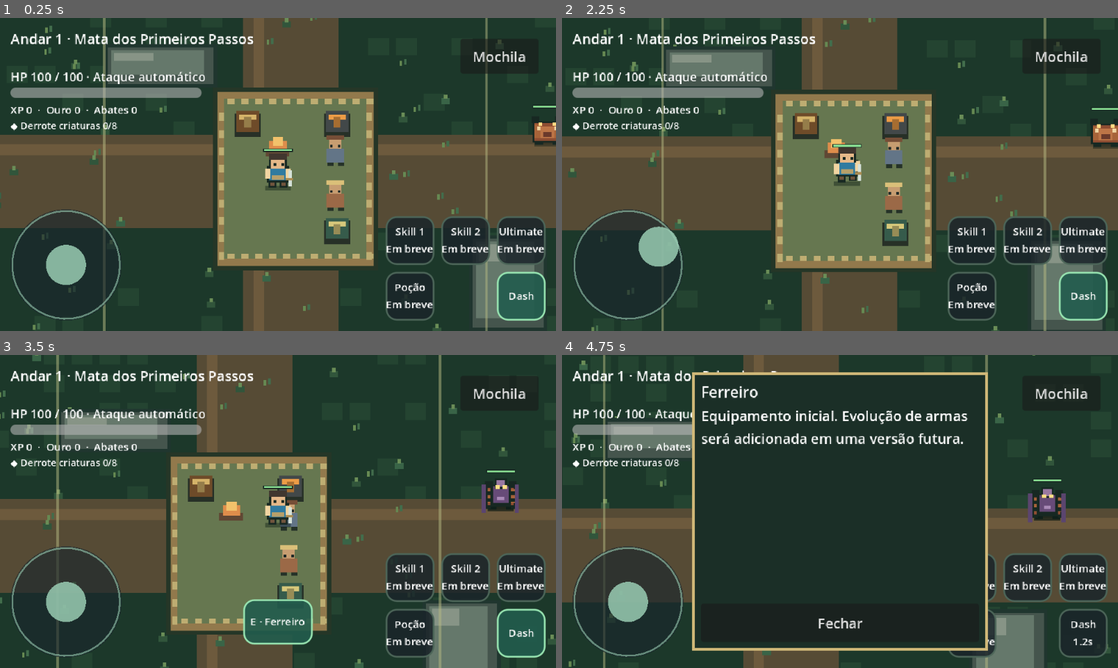
Above: before the commit, frames 1-4 (two rows, left to right).
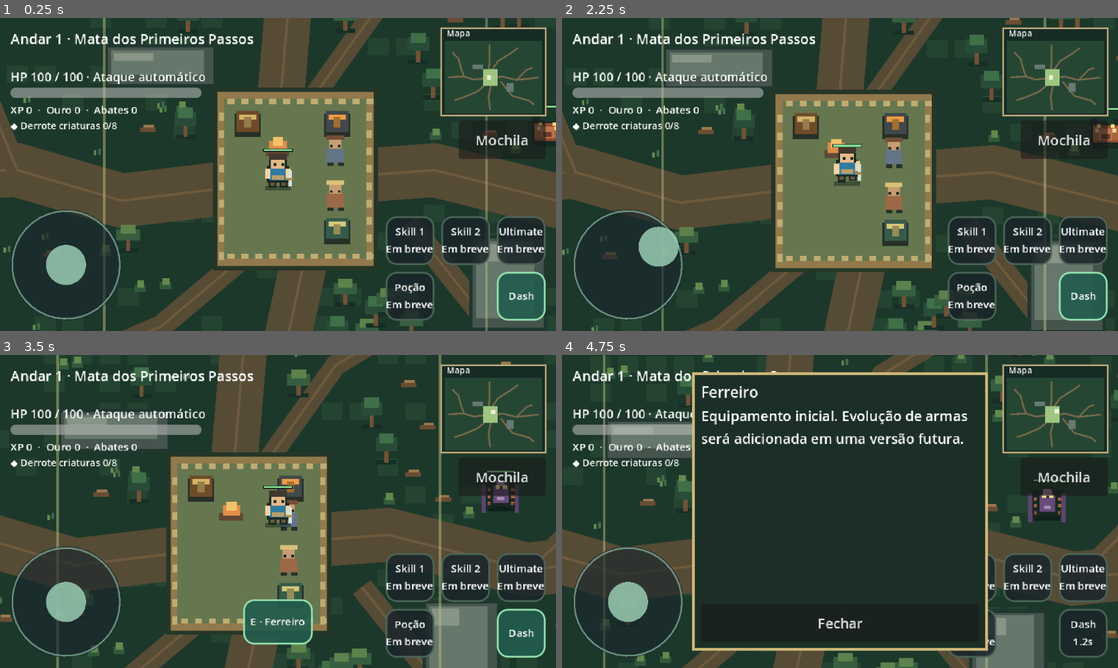
Above: after the commit, the same moments.

Repository: thiagohugo12-dotcom/arveon
Game: Godot game, scene res://scenes/main.tscn
The game is run twice, just before and just after one commit, with the same random seed, the same clock (stepped at 60 frames per second) and the same inputs.
Inputs (mouse positions are in pixels of both pictures, inside the frame that each line leads up to):
- Up to frame 1 (0.25 s): no input
- Up to frame 2 (2.25 s): click "Mochila" at 0.5 s; click "Fechar" at 1.25 s; tap Enter at 2 s; drag from (628, 265) to (895, 105) at 2.02 s
- Up to frame 3 (3.5 s): drag from (411, 577) to (250, 574) at 2.77 s
- Up to frame 4 (4.75 s): tap Space at 3.5 s; move the mouse to (1029, 577) at 3.52 s; hold D (move_right) 3.53-4.25 s; hold E (interact) 3.53-4.25 s; click (1029, 577) at 3.67 s; tap Shift (dash) at 3.8 s; drag from (1084, 577) to (673, 464) at 4.27 s

The runs differ from the first frame. In frame 1, 18% of the frame differs, in the area x 0-100%, y 0-100%; in frame 2, 18%; in frame 3, 18%; in frame 4, 11%.

Commit message:
feat: trilhas e vegetacao variadas com minimapa de descobertas persistentes

Diff:
--- a/scripts/components/game_progress.gd
+++ b/scripts/components/game_progress.gd
@@ -6,7 +6,7 @@
 const SELL_ITEMS := ["Couro", "Seda", "Essência", "Ervas", "Cogumelos", "Madeira", "Pedras"]
 const BUY_PRICE := 5
 const SELL_PRICE := 2
-const SAVE_VERSION := 2
+const SAVE_VERSION := 3
 
 var save_path: String = "user://andar1_progress.json"
 var bag: Dictionary = {}
@@ -19,6 +19,15 @@
 var mission_completed: int = 0
 var harvested_until: Dictionary = {}
 var opened_caches: Dictionary = {}
+var discovered_pois: Dictionary = {}
+
+func discover_nearby(point: Vector2) -> bool:
+	var changed := false
+	for spot: Dictionary in Exploration.RESOURCE_SPOTS:
+		if not discovered_pois.has(spot.id) and point.distance_squared_to(spot.position) <= 95.0 * 95.0:
+			discovered_pois[spot.id] = true
+			changed = true
+	return changed
 
 func add_item(item: String, amount: int = 1) -> bool:
 	if not ITEMS.has(item) or amount < 1:
@@ -92,7 +101,8 @@
 	file.store_string(JSON.stringify({"version": SAVE_VERSION, "bag": bag, "chest": chest,
 		"gold": gold, "xp": xp, "kills": kills, "mission_index": mission_index,
 		"mission_progress": mission_progress, "mission_completed": mission_completed,
-		"harvested_until": harvested_until, "opened_caches": opened_caches}))
+		"harvested_until": harvested_until, "opened_caches": opened_caches,
+		"discovered_pois": discovered_pois}))
 	file.close()
 	return true
 
@@ -103,7 +113,7 @@
 	if file == null:
 		return false
 	var parsed: Variant = JSON.parse_string(file.get_as_text())
-	if not parsed is Dictionary or (parsed.get("version") != 1 and parsed.get("version") != SAVE_VERSION):
+	if not parsed is Dictionary or not [1, 2, SAVE_VERSION].has(parsed.get("version")):
 		return false
 	for key: String in ["gold", "xp", "kills", "mission_index", "mission_progress", "mission_completed"]:
 		if not parsed.has(key) or not parsed[key] is float or parsed[key] < 0 or parsed[key] > 100000000:
@@ -116,13 +126,19 @@
 		return false
 	var new_harvested: Dictionary = {}
 	var new_opened: Dictionary = {}
-	if parsed.version == SAVE_VERSION:
+	var new_discovered: Dictionary = {}
+	if parsed.version >= 2:
 		var harvested_value: Variant = _valid_exploration(parsed.get("harvested_until"), false)
 		var opened_value: Variant = _valid_exploration(parsed.get("opened_caches"), true)
 		if harvested_value == null or opened_value == null:
 			return false
 		new_harvested = harvested_value
 		new_opened = opened_value
+	if parsed.version == SAVE_VERSION:
+		var discovered_value: Variant = _valid_discoveries(parsed.get("discovered_pois"))
+		if discovered_value == null:
+			return false
+		new_discovered = discovered_value
 	bag = new_bag
 	chest = new_chest
 	gold = int(parsed.gold)
@@ -133,7 +149,23 @@
 	mission_completed = int(parsed.mission_completed)
 	harvested_until = new_harvested
 	opened_caches = new_opened
-	return true
+	discovered_pois = new_discovered
+	return true
+
+func _valid_discoveries(value: Variant) -> Variant:
+	if not value is Dictionary:
+		return null
+	var result := {}
+	for id: String in value:
+		var valid := false
+		for spot: Dictionary in Exploration.RESOURCE_SPOTS:
+			if spot.id == id:
+				valid = true
+				break
+		if not valid or value[id] != true:
+			return null
+		result[id] = true
+	return result
 
 func _valid_exploration(value: Variant, is_cache: bool) -> Variant:
 	if not value is Dictionary:
--- a/scripts/main.gd
+++ b/scripts/main.gd
@@ -41,6 +41,9 @@
 		mission.progress = progress.mission_progress
 		mission.completed_count = progress.mission_completed
 	collected_materials = progress.bag
+	hud.minimap.progress = progress
+	hud.minimap.player_position = player.global_position
+	hud.minimap.queue_redraw()
 	exploration_view.progress = progress
 	exploration_view.current_time = int(Time.get_unix_time_from_system())
 	exploration_view.queue_redraw()
@@ -81,6 +84,10 @@
 	activity_remaining -= delta
 	if activity_remaining <= 0.0:
 		activity_remaining = 0.25
+		if progress.discover_nearby(player.global_position):
+			_save_progress()
+			hud.minimap.queue_redraw()
+		hud.minimap.update_player(player.global_position)
 		for actor in get_tree().get_nodes_in_group("damageable_enemies"):
 			if actor is EnemyActor:
 				actor.update_activity(player.global_position)
@@ -170,6 +177,7 @@
 	if hud.inventory_open:
 		hud.close_inventory()
 		input_driver.blocked = false
+		station_nearby = ""
 	elif player.health.is_alive() and not hud.station_panel.visible:
 		input_driver.reset()
 		input_driver.blocked = true
@@ -201,6 +209,7 @@
 			earned_gold = progress.gold
 			mission.record_material()
 			_save_progress()
+			hud.minimap.queue_redraw()
 			hud.set_progress(earned_xp, earned_gold, defeated_count,
 				"Baú escondido: +%d ouro, +1 %s" % [reward.gold, reward.item])
 			hud.set_mission(mission.summary())
--- a/scripts/presentation/floor_view.gd
+++ b/scripts/presentation/floor_view.gd
@@ -1,3 +1,4 @@
+class_name FloorView
 extends Node2D
 
 # Static low-cost ground drawing, deliberately not a tiled debug grid.
@@ -6,6 +7,19 @@
 const TRAIL := Color("#564b35")
 const TRAIL_HIGHLIGHT := Color("#6d5a3d")
 const ROCK := Color("#45554d")
+const ROCKS := [Rect2(340, 300, 130, 50), Rect2(760, 520, 90, 110)]
+const TRAILS := [
+	[Vector2(40, 450), Vector2(240, 445), Vector2(360, 480), Vector2(545, 458), Vector2(720, 445), Vector2(880, 485), Vector2(1160, 455)],
+	[Vector2(550, 50), Vector2(555, 220), Vector2(540, 400), Vector2(570, 550), Vector2(540, 690), Vector2(560, 860)],
+	[Vector2(240, 445), Vector2(205, 360), Vector2(170, 225), Vector2(95, 145)],
+	[Vector2(560, 390), Vector2(660, 250), Vector2(800, 165), Vector2(905, 90)],
+	[Vector2(530, 520), Vector2(405, 625), Vector2(230, 700), Vector2(120, 735)],
+	[Vector2(690, 505), Vector2(830, 680), Vector2(1040, 740), Vector2(1100, 790)],
+	[Vector2(890, 480), Vector2(1010, 360), Vector2(1080, 335)]
+]
+const TRAIL_WIDTHS := [62.0, 54.0, 24.0, 24.0, 26.0, 26.0, 22.0]
+const RESERVED := [Vector2(850, 400), Vector2(930, 440), Vector2(610, 750),
+	Vector2(180, 460), Vector2(630, 135), Vector2(955, 665)]
 
 func _draw() -> void:
 	draw_rect(Rect2(0, 0, 1200, 900), FOREST)
@@ -16,27 +30,69 @@
 		for y in range(0, 900, 32):
 			if rng.randi_range(0, 4) == 0:
 				draw_rect(Rect2(x + 4, y + 5, 24, 20), FOREST_LIGHT)
-	# Compact crossing paths and a clearing around the initial player.
-	draw_rect(Rect2(45, 404, 1110, 108), TRAIL)
-	draw_rect(Rect2(500, 60, 110, 790), TRAIL)
-	draw_rect(Rect2(55, 415, 1080, 13), TRAIL_HIGHLIGHT)
-	draw_rect(Rect2(512, 72, 12, 760), TRAIL_HIGHLIGHT)
+	# Meandering routes and branches keep all points of interest walkable.
+	for center: Vector2 in [Vector2(175, 215), Vector2(260, 685), Vector2(900, 175), Vector2(980, 715)]:
+		draw_rect(Rect2(center - Vector2(39, 31), Vector2(78, 62)), Color("#34513a"))
+		draw_rect(Rect2(center - Vector2(31, 25), Vector2(62, 50)), Color("#45513a"))
+	for i in range(TRAILS.size()):
+		draw_polyline(PackedVector2Array(TRAILS[i]), TRAIL, TRAIL_WIDTHS[i], false)
+		draw_polyline(PackedVector2Array(TRAILS[i]), TRAIL_HIGHLIGHT, 3.0, false)
 	draw_rect(Rect2(465, 355, 185, 200), Color("#476447"))
-	for i in range(155):
-		var px_pos := Vector2(rng.randi_range(23, 1175), rng.randi_range(25, 875))
-		if Rect2(465, 350, 190, 205).has_point(px_pos):
+	for i in range(205):
+		var px_pos := Vector2(rng.randi_range(30, 1160), rng.randi_range(30, 865))
+		if not _free_for_decoration(px_pos):
 			continue
-		var green := Color("#396447") if i % 3 == 0 else Color("#31553b")
-		draw_rect(Rect2(px_pos, Vector2(10, 7)), green)
-		draw_rect(Rect2(px_pos + Vector2(3, -4), Vector2(4, 5)), Color("#6a8d57"))
-	for i in range(80):
+		match i % 4:
+			0, 1:
+				_draw_tree(px_pos, i % 2 == 0)
+			2:
+				draw_rect(Rect2(px_pos, Vector2(13, 8)), Color("#315a3b"))
+				draw_rect(Rect2(px_pos + Vector2(3, -5), Vector2(8, 8)), Color("#63894e"))
+			3:
+				draw_rect(Rect2(px_pos, Vector2(18, 5)), Color("#684d34"))
+				draw_rect(Rect2(px_pos + Vector2(4, -3), Vector2(12, 3)), Color("#9c7850"))
+	for i in range(65):
 		var blade := Vector2(rng.randi_range(20, 1170), rng.randi_range(30, 870))
+		if not _free_for_decoration(blade):
+			continue
 		draw_rect(Rect2(blade, Vector2(3, 6)), Color("#668952"))
 		draw_rect(Rect2(blade + Vector2(5, -2), Vector2(3, 7)), Color("#426d4c"))
 	# Visual rocks exactly match the two blocking CollisionShape2D rectangles.
-	_draw_stone(Rect2(340, 300, 130, 50))
-	_draw_stone(Rect2(760, 520, 90, 110))
+	for rock: Rect2 in ROCKS:
+		_draw_stone(rock)
 	_draw_camp()
+
+func _free_for_decoration(at: Vector2) -> bool:
+	if SafeCamp.AREA.grow(26).has_point(at):
+		return false
+	for rock: Rect2 in ROCKS:
+		if rock.grow(18).has_point(at):
+			return false
+	for spot: Dictionary in Exploration.RESOURCE_SPOTS:
+		if at.distance_squared_to(spot.position) < 42.0 * 42.0:
+			return false
+	for cache: Dictionary in Exploration.HIDDEN_CHESTS:
+		if at.distance_squared_to(cache.position) < 42.0 * 42.0:
+			return false
+	for spawn: Vector2 in RESERVED:
+		if at.distance_squared_to(spawn) < 24.0 * 24.0:
+			return false
+	for i in range(TRAILS.size()):
+		var trail: Array = TRAILS[i]
+		for j in range(trail.size() - 1):
+			if at.distance_to(Geometry2D.get_closest_point_to_segment(at, trail[j], trail[j + 1])) < TRAIL_WIDTHS[i] * 0.5 + 12.0:
+				return false
+	return true
+
+func _draw_tree(at: Vector2, tall: bool) -> void:
+	draw_rect(Rect2(at + Vector2(-8, 11), Vector2(23, 5)), Color("#172e26"))
+	draw_rect(Rect2(at + Vector2(1, 1), Vector2(5, 13)), Color("#705237"))
+	if tall:
+		draw_rect(Rect2(at + Vector2(-9, -15), Vector2(25, 16)), Color("#284c38"))
+		draw_rect(Rect2(at + Vector2(-5, -20), Vector2(17, 12)), Color("#3f7048"))
+	else:
+		draw_rect(Rect2(at + Vector2(-10, -11), Vector2(27, 13)), Color("#365e3f"))
+		draw_rect(Rect2(at + Vector2(-5, -16), Vector2(17, 10)), Color("#5d824c"))
 
 func _draw_camp() -> void:
 	var area := SafeCamp.AREA
--- a/tests/run_tests.gd
+++ b/tests/run_tests.gd
@@ -382,6 +382,31 @@
 	bag_touch.position = hud.inventory_close.global_position + hud.inventory_close.size * 0.5
 	hud._input(bag_touch)
 	check(not hud.inventory_open and not driver.blocked, "landscape touch closes bag")
+	check(not hud.minimap.get_global_rect().intersects(hud.inventory_button.get_global_rect()) and not hud.minimap.get_global_rect().intersects(hud.dash_button.get_global_rect()), "landscape minimap avoids bag and dash controls")
+	hud.size = Vector2(360, 640)
+	hud._layout()
+	check(not hud.minimap.get_global_rect().intersects(hud.inventory_button.get_global_rect()) and not hud.minimap.get_global_rect().intersects(hud.joystick.get_global_rect()), "portrait minimap avoids bag and joystick")
+	check(hud.minimap.mouse_filter == Control.MOUSE_FILTER_IGNORE, "minimap does not capture touch input")
+	var undiscovered := Exploration.RESOURCE_SPOTS[7].id as String
+	check(not main.progress.discovered_pois.has(undiscovered) and not main.progress.opened_caches.has("east_grove"), "far resource and hidden cache start undiscovered")
+	player.position = Exploration.RESOURCE_SPOTS[7].position
+	main.activity_remaining = 0.0
+	main._process(0.0)
+	check(main.progress.discovered_pois.has(undiscovered) and hud.minimap.player_position == player.position, "minimap follows player and discovers visited resource")
+	var map_reloaded := GameProgress.new()
+	map_reloaded.save_path = test_path
+	check(map_reloaded.load_save() and map_reloaded.discovered_pois.has(undiscovered) and not map_reloaded.opened_caches.has("east_grove"), "discovery persists without revealing unopened chest")
+	var old_save := JSON.parse_string(FileAccess.get_file_as_string(test_path)) as Dictionary
+	old_save.version = 2
+	old_save.erase("discovered_pois")
+	var legacy_path := test_path + ".v2"
+	var legacy_file := FileAccess.open(legacy_path, FileAccess.WRITE)
+	legacy_file.store_string(JSON.stringify(old_save))
+	legacy_file.close()
+	var legacy := GameProgress.new()
+	legacy.save_path = legacy_path
+	check(legacy.load_save() and legacy.bag.get("Madeira", 0) == 2 and legacy.discovered_pois.is_empty(), "v0.2.3 save migrates without losing inventory")
+	DirAccess.remove_absolute(ProjectSettings.globalize_path(legacy_path))
 	main.queue_free()
 	await frames()
 	DirAccess.remove_absolute(ProjectSettings.globalize_path(test_path))
--- a/ui/hud.gd
+++ b/ui/hud.gd
@@ -23,6 +23,7 @@
 var inventory_scroll: ScrollContainer
 var inventory_close: Button
 var inventory_open := false
+var minimap: MiniMap
 var restart: Button
 var cooldown: float = 0.0
 var interact_button: TouchActionButton
@@ -65,9 +66,12 @@
 	loot_label.mouse_filter = Control.MOUSE_FILTER_IGNORE
 	loot_label.autowrap_mode = TextServer.AUTOWRAP_WORD_SMART
 	add_child(loot_label)
+	minimap = MiniMap.new()
+	minimap.size = Vector2(120, 100)
+	add_child(minimap)
 	inventory_button = Button.new()
 	inventory_button.text = "Mochila"
-	inventory_button.custom_minimum_size = Vector2(90, 40)
+	inventory_button.custom_minimum_size = Vector2(100, 44)
 	inventory_button.pressed.connect(func(): inventory_toggled.emit())
 	add_child(inventory_button)
 	inventory_panel = PanelContainer.new()
@@ -156,18 +160,21 @@
 			margin.y += float(safe.position.y) / screen.y * size.y
 			bottom_inset += float(screen.y - safe.end.y) / screen.y * size.y
 			right_inset += float(screen.x - safe.end.x) / screen.x * size.x
+	minimap.position = Vector2(size.x - right_inset - minimap.size.x, margin.y)
+	var information_width := minimap.position.x - margin.x - 8.0
 	heading.position = margin
-	heading.size = Vector2(size.x - margin.x - right_inset, 44)
+	heading.size = Vector2(information_width, 44)
 	hp_label.position = Vector2(margin.x, margin.y + 46)
 	hp_bar.position = Vector2(margin.x, margin.y + 68)
-	hp_bar.size = Vector2(minf(220, size.x - margin.x - right_inset), 12)
+	hp_bar.size = Vector2(minf(220, information_width), 12)
 	progress_label.position = Vector2(margin.x, margin.y + 85)
-	progress_label.size = Vector2(size.x - margin.x - right_inset, 20)
+	progress_label.size = Vector2(information_width, 20)
 	mission_label.position = Vector2(margin.x, margin.y + 104)
-	mission_label.size = Vector2(size.x - margin.x - right_inset, 17)
-	loot_label.position = Vector2(margin.x, margin.y + 122)
-	loot_label.size = Vector2(size.x - margin.x - right_inset, 35)
-	inventory_button.position = Vector2(size.x - right_inset - 98, margin.y + 12)
+	mission_label.size = Vector2(information_width, 38)
+	mission_label.autowrap_mode = TextServer.AUTOWRAP_WORD_SMART
+	loot_label.position = Vector2(margin.x, margin.y + 143)
+	loot_label.size = Vector2(information_width, 42)
+	inventory_button.position = Vector2(size.x - right_inset - 100, minimap.position.y + minimap.size.y + 6)
 	inventory_panel.size = Vector2(minf(300, size.x - margin.x - right_inset - 12), minf(330, size.y - margin.y - bottom_inset - 12))
 	inventory_panel.position = (size - inventory_panel.size) * 0.5
 	joystick.position = Vector2(margin.x, size.y - bottom_inset - joystick.size.y)
--- /dev/null
+++ b/ui/minimap.gd
@@ -0,0 +1,53 @@
+class_name MiniMap
+extends Control
+
+const MAP_ORIGIN := Vector2(4, 14)
+const MAP_SIZE := Vector2(112, 84)
+const WORLD_SIZE := Vector2(1200, 900)
+
+var progress: GameProgress
+var player_position := SafeCamp.RESPAWN
+
+func _ready() -> void:
+	mouse_filter = Control.MOUSE_FILTER_IGNORE
+	size = Vector2(120, 100)
+	var title := Label.new()
+	title.text = "Mapa"
+	title.position = Vector2(6, -2)
+	title.add_theme_font_size_override("font_size", 10)
+	title.mouse_filter = Control.MOUSE_FILTER_IGNORE
+	add_child(title)
+
+func update_player(point: Vector2) -> void:
+	if player_position.distance_squared_to(point) >= 16.0:
+		player_position = point
+		queue_redraw()
+
+func _map_point(point: Vector2) -> Vector2:
+	return MAP_ORIGIN + Vector2(clampf(point.x, 0, WORLD_SIZE.x) * MAP_SIZE.x / WORLD_SIZE.x,
+		clampf(point.y, 0, WORLD_SIZE.y) * MAP_SIZE.y / WORLD_SIZE.y)
+
+func _draw() -> void:
+	draw_rect(Rect2(Vector2.ZERO, size), Color("#162b25"))
+	draw_rect(Rect2(Vector2.ZERO, size), Color("#baa778"), false, 2.0)
+	draw_rect(Rect2(MAP_ORIGIN, MAP_SIZE), Color("#264634"))
+	for trail: Array in FloorView.TRAILS:
+		var points := PackedVector2Array()
+		for point: Vector2 in trail:
+			points.append(_map_point(point))
+		draw_polyline(points, Color("#76694a"), 2.0, false)
+	for rock: Rect2 in FloorView.ROCKS:
+		var start := _map_point(rock.position)
+		var end := _map_point(rock.end)
+		draw_rect(Rect2(start, end - start), Color("#667973"))
+	var camp_start := _map_point(SafeCamp.AREA.position)
+	var camp_end := _map_point(SafeCamp.AREA.end)
+	draw_rect(Rect2(camp_start, camp_end - camp_start), Color("#9ec681"))
+	if progress != null:
+		for spot: Dictionary in Exploration.RESOURCE_SPOTS:
+			if progress.discovered_pois.has(spot.id):
+				draw_rect(Rect2(_map_point(spot.position) - Vector2(2, 2), Vector2(4, 4)), Color("#c0d586"))
+		for cache: Dictionary in Exploration.HIDDEN_CHESTS:
+			if progress.opened_caches.has(cache.id):
+				draw_rect(Rect2(_map_point(cache.position) - Vector2(2, 2), Vector2(5, 5)), Color("#e7b867"))
+	draw_rect(Rect2(_map_point(player_position) - Vector2(2, 2), Vector2(5, 5)), Color("#f2f0d6"))
